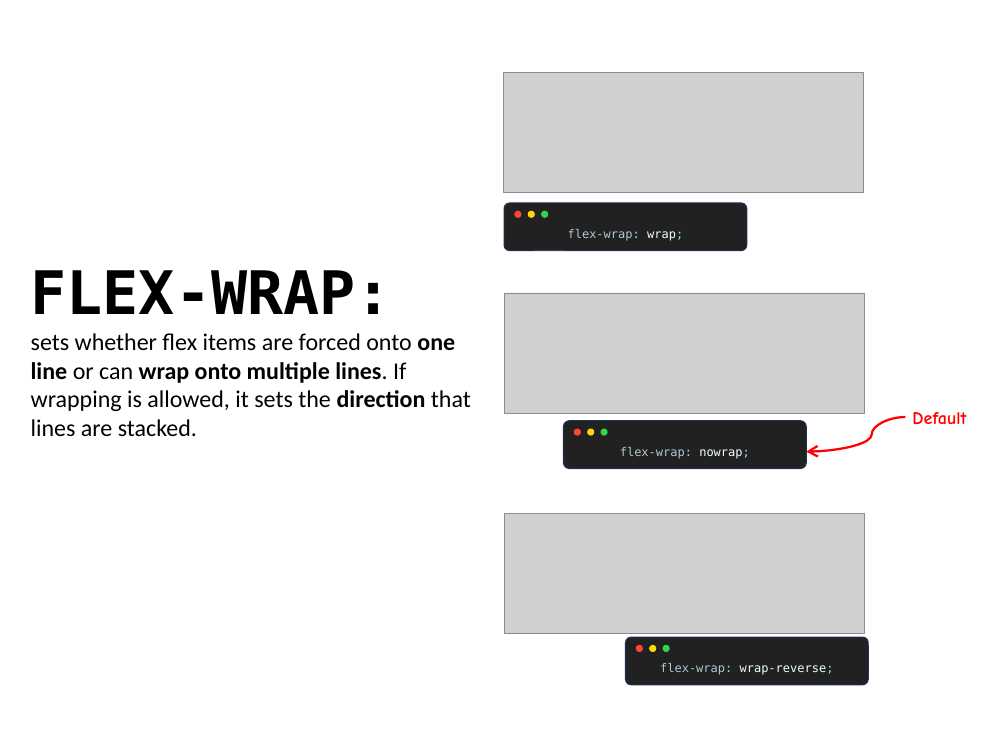
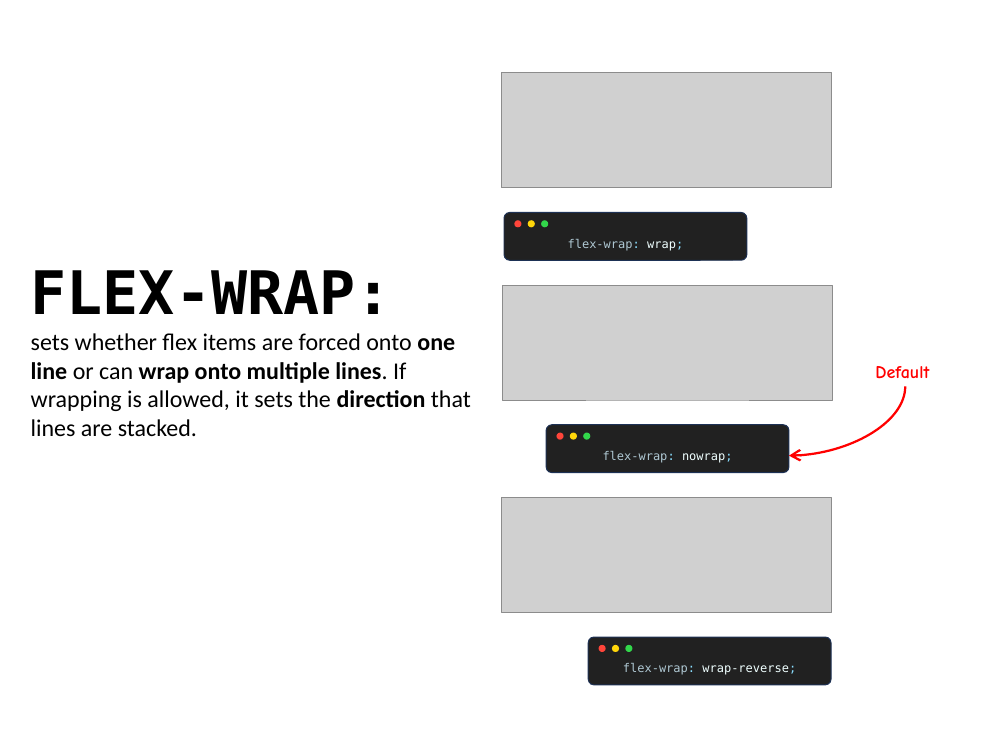
Before and after one commit to one0rb/one0rb, a slide deck: slide 5 of cheat-sheets/code-window.pptx. Drawn at 1008x756 pixels with LibreOffice and Linux fonts; fonts in the diff are those of the drawing; grey boxes stand for pictures. Boxes give left, top, right and bottom in pixels: in the first picture for what was removed or moved away, otherwise in the second. Text is boxed around its words. In the diff, an @@ line names an element or a change of style, - is before the commit and + after.

```diff
--- a/cheat-sheets/code-window.pptx
+++ b/cheat-sheets/code-window.pptx
@@ picture: place and size @@
-picture at bbox=[504, 72, 864, 192]
+picture at bbox=[501, 73, 831, 188]
@@ 3 ellipses, 1 text, 1 rounded rectangle: place and size @@
-3 ellipses, 1 text, 1 rounded rectangle at bbox=[504, 203, 747, 251]
+3 ellipses, 1 text, 1 rounded rectangle at bbox=[504, 212, 747, 260]
@@ picture: place and size @@
-picture at bbox=[505, 293, 865, 413]
+picture at bbox=[503, 285, 832, 400]
@@ text "Default": place and size @@
-text "Default" at bbox=[912, 412, 966, 425]
+text "Default" at bbox=[875, 366, 929, 379]
@@ curved arrow moved from (905, 417) - (806, 451) to (905, 387) - (789, 456) @@
@@ 1 text, 1 ellipse, 1 rounded rectangle: place and size @@
-1 text, 1 ellipse, 1 rounded rectangle at bbox=[564, 420, 806, 468]
+1 text, 1 ellipse, 1 rounded rectangle at bbox=[546, 425, 788, 472]
@@ ellipse: place and size @@
-ellipse at bbox=[574, 428, 581, 436]
+ellipse at bbox=[557, 433, 564, 440]
@@ ellipse: place and size @@
-ellipse at bbox=[600, 428, 608, 436]
+ellipse at bbox=[583, 433, 590, 440]
@@ picture: place and size @@
-picture at bbox=[505, 513, 865, 634]
+picture at bbox=[501, 498, 831, 613]
@@ 1 text, 1 rounded rectangle, 1 ellipse: place and size @@
-1 text, 1 rounded rectangle, 1 ellipse at bbox=[626, 637, 868, 685]
+1 text, 1 rounded rectangle, 1 ellipse at bbox=[588, 637, 831, 685]
@@ ellipse: place and size @@
-ellipse at bbox=[649, 645, 657, 652]
+ellipse at bbox=[612, 645, 619, 652]
@@ ellipse: place and size @@
-ellipse at bbox=[662, 645, 670, 652]
+ellipse at bbox=[625, 645, 632, 652]
```
Also in this commit, not shown: 5 other slides changed, 3 other files.
